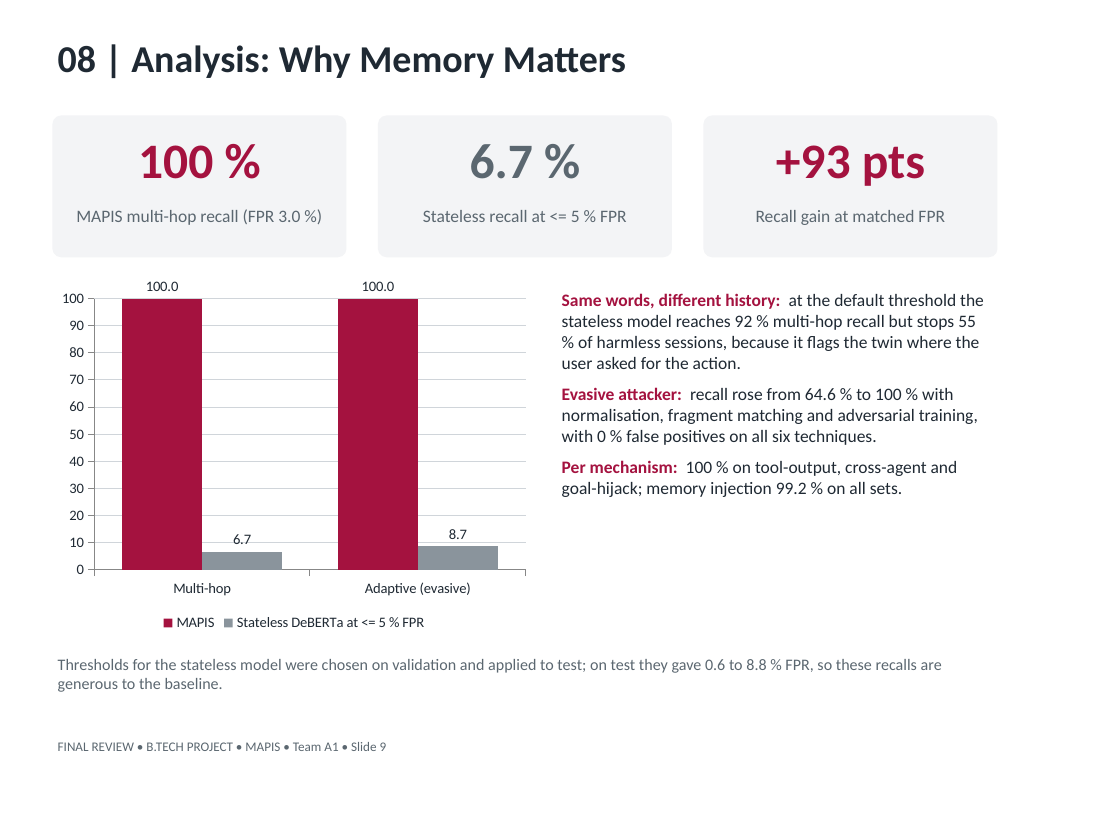
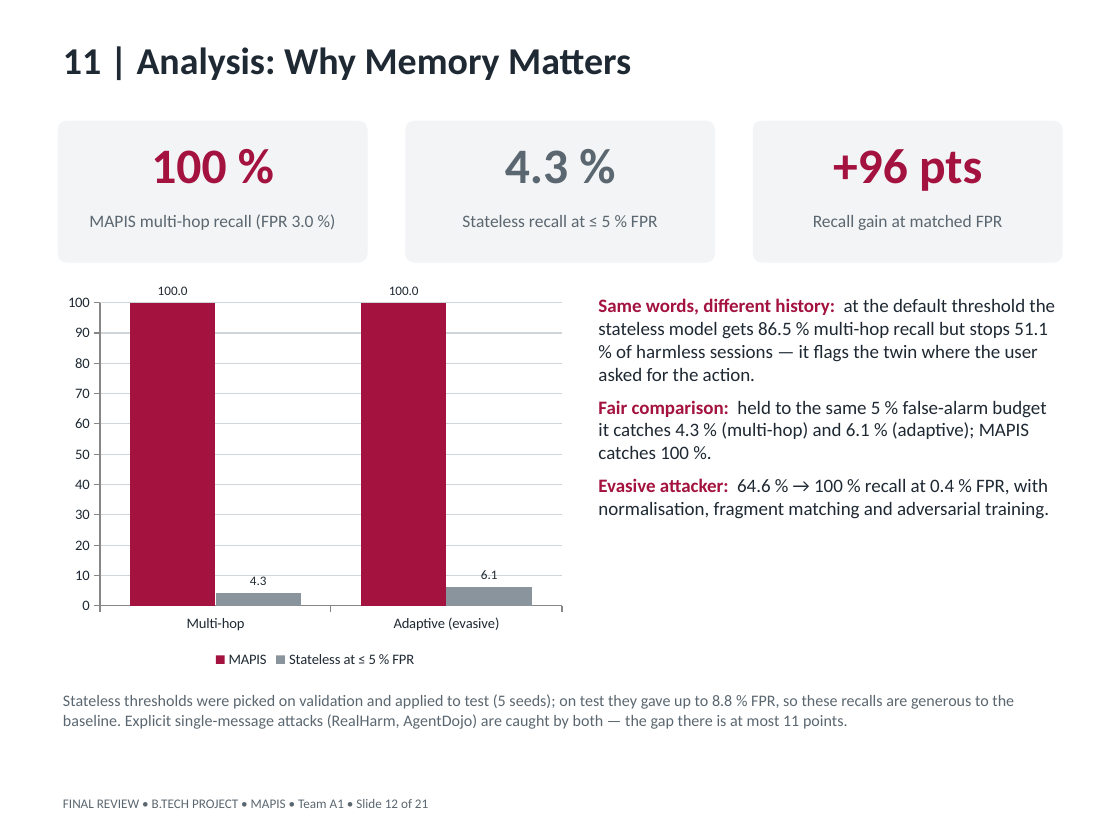
Before and after one commit to Vishnu868/Mapis, a slide deck: slide 12 of docs/presentation/MAPIS_Final_Review.pptx (slide 9 before the commit). Drawn at 1120x840 pixels with LibreOffice and Linux fonts; fonts in the diff are those of the drawing. Boxes give left, top, right and bottom in pixels: in the first picture for what was removed or moved away, otherwise in the second. Text is boxed around its words. In the diff, an @@ line names an element or a change of style, - is before the commit and + after.

Commit message:
Final review deck: 21 slides on the First Review template with the latest 5-seed and tampering-check results; replaces the Beamer deck in docs/final

```diff
--- a/docs/presentation/MAPIS_Final_Review.pptx
+++ b/docs/presentation/MAPIS_Final_Review.pptx
@@ text at (63, 47, 631, 80): text changed @@
-08 | Analysis: Why Memory Matters
+11 | Analysis: Why Memory Matters
@@ text "100 %": place and size @@
-text "100 %" at (138, 145, 213, 179)
+text "100 %" at (151, 150, 226, 184)
@@ rounded rectangle: place and size @@
-rounded rectangle at (52, 115, 346, 257)
+rounded rectangle at (58, 121, 367, 262)
@@ rounded rectangle: place and size @@
-rounded rectangle at (378, 115, 672, 257)
+rounded rectangle at (405, 121, 715, 262)
@@ text removed at (470, 144, 533, 179) @@
-6.7 %
@@ rounded rectangle: place and size @@
-rounded rectangle at (703, 115, 997, 257)
+rounded rectangle at (753, 121, 1062, 262)
@@ text at (833, 149, 982, 191): text changed @@
-+93 pts
++96 pts
@@ text added at (505, 150, 568, 184), 34 pt, text #5B6770, bold @@
+4.3 %
@@ text "MAPIS multi-hop recall (FPR 3.0 ...": place and size @@
-text "MAPIS multi-hop recall (FPR 3.0 ..." at (76, 209, 300, 225)
+text "MAPIS multi-hop recall (FPR 3.0 ..." at (89, 214, 314, 230)
@@ text "Recall gain at matched FPR": place and size @@
-text "Recall gain at matched FPR" at (756, 210, 945, 225)
+text "Recall gain at matched FPR" at (813, 215, 1003, 230)
@@ text at (462, 215, 658, 227): text changed @@
-Stateless recall at <= 5 % FPR
+Stateless recall at ≤ 5 % FPR
@@ column chart at (58, 283, 572, 672) @@
@@ data labels of MAPIS changed @@
-Stateless DeBERTa at <= 5 % FPR: 6.7, 8.7
+Stateless at ≤ 5 % FPR: 4.3, 6.1
@@ data labels of Stateless at ≤ 5 % FPR changed @@
@@ column chart: place and size @@
-column chart at (52, 278, 535, 635)
+column chart at (58, 283, 572, 672)
@@ text at (598, 298, 1055, 519): text changed; size 12 to 13 pt @@
-Same words, different history: at the default threshold the stateless model reaches 92 % multi-hop recall but stops 55 % of harmless sessions, because it flags the twin where the user asked for the action.
-Evasive attacker: recall rose from 64.6 % to 100 % with normalisation, fragment matching and adversarial training, with 0 % false positives on all six techniques.
-Per mechanism: 100 % on tool-output, cross-agent and goal-hijack; memory injection 99.2 % on all sets.
+Same words, different history: at the default threshold the stateless model gets 86.5 % multi-hop recall but stops 51.1 % of harmless sessions — it flags the twin where the user asked for the action.
+Fair comparison: held to the same 5 % false-alarm budget it catches 4.3 % (multi-hop) and 6.1 % (adaptive); MAPIS catches 100 %.
+Evasive attacker: 64.6 % → 100 % recall at 0.4 % FPR, with normalisation, fragment matching and adversarial training.
@@ text at (63, 694, 1014, 729): text changed @@
-Thresholds for the stateless model were chosen on validation and applied to test; on test they gave 0.6 to 8.8 % FPR, so these recalls are generous to the baseline.
+Stateless thresholds were picked on validation and applied to test (5 seeds); on test they gave up to 8.8 % FPR, so these recalls are generous to the baseline. Explicit single-message attacks (RealHarm, AgentDojo) are caught by both — the gap there is at most 11 points.
@@ text at (63, 799, 428, 808): text changed @@
-FINAL REVIEW • B.TECH PROJECT • MAPIS • Team A1 • Slide 9
+FINAL REVIEW • B.TECH PROJECT • MAPIS • Team A1 • Slide 12 of 21
```
Also in this commit, not shown: 13 other slides changed, 7 slides added, 3 slides removed, 6 other files.
